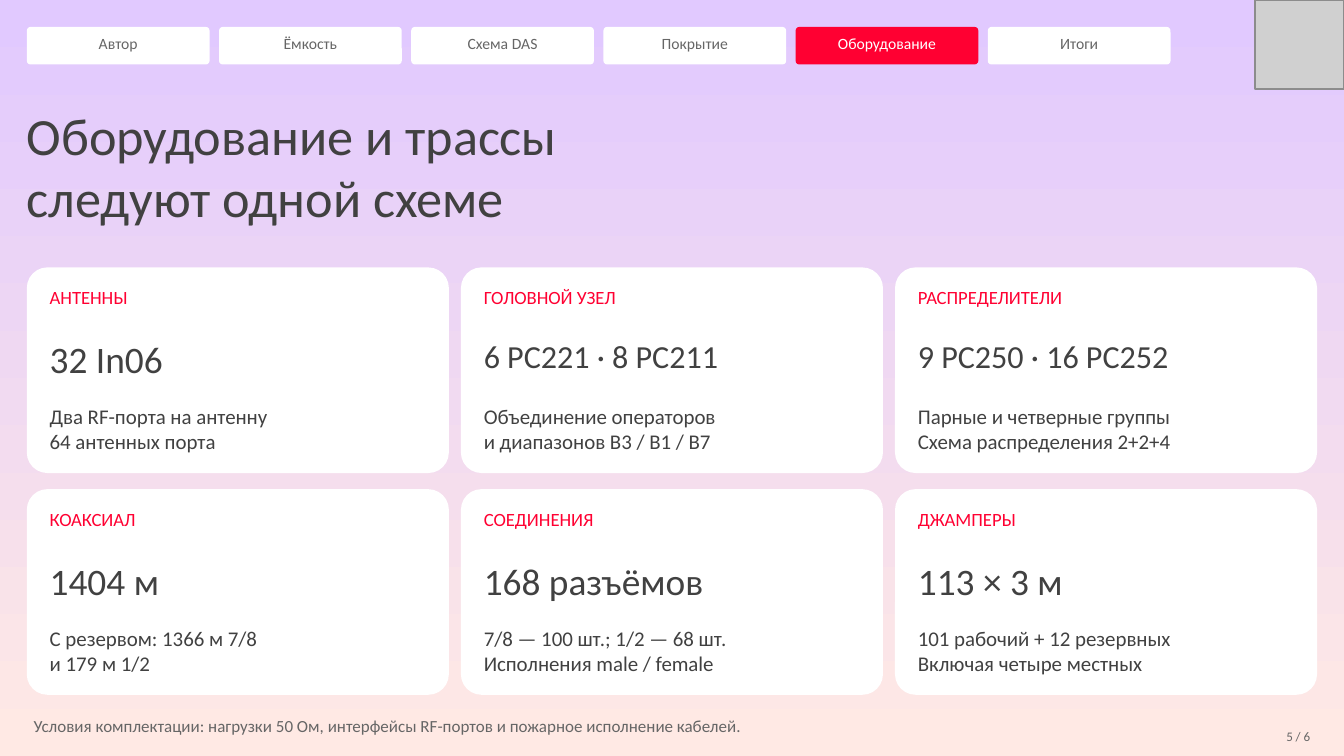
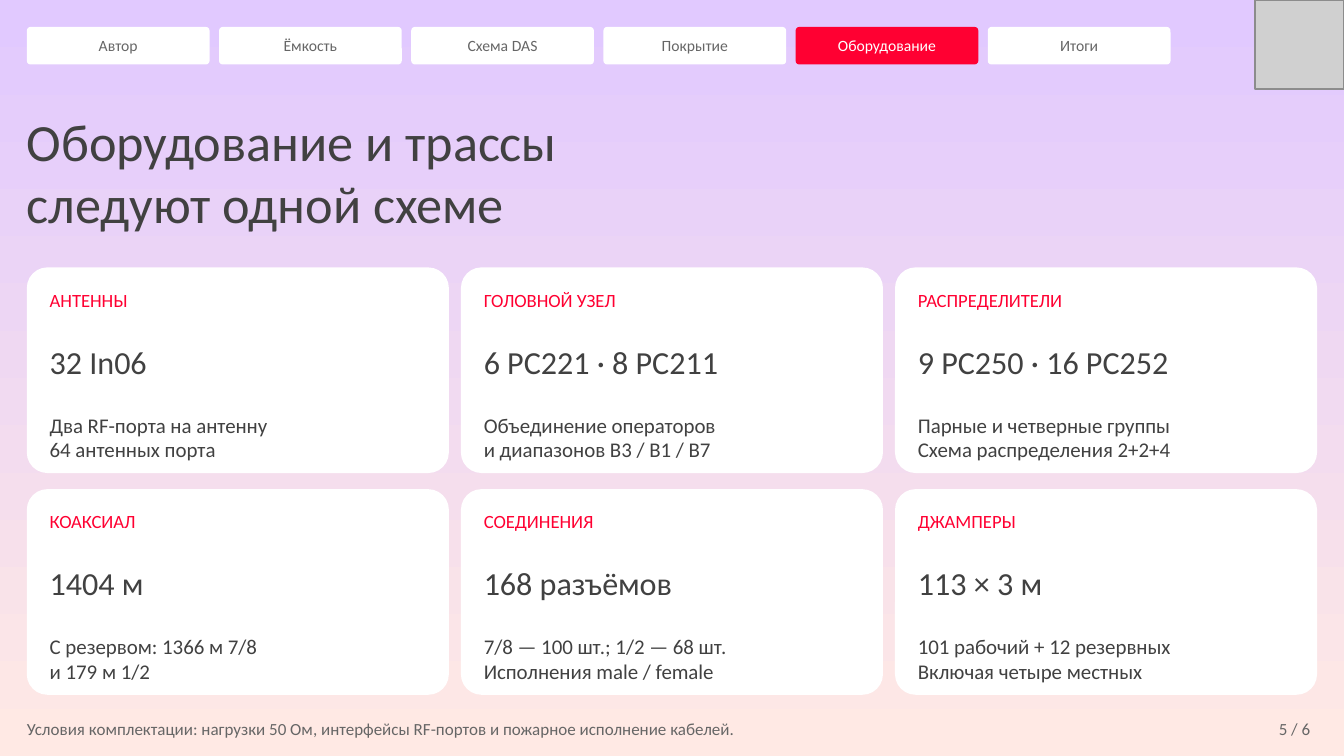
Before and after one commit to abalakovpa/mts-engineer-hack-2026-radio, a slide deck: slide 5 of presentation/defense.pptx. Drawn at 1344x756 pixels with LibreOffice and Linux fonts; fonts in the diff are those of the drawing; grey boxes stand for pictures. Boxes give left, top, right and bottom in pixels: in the first picture for what was removed or moved away, otherwise in the second. Text is boxed around its words. In the diff, an @@ line names an element or a change of style, - is before the commit and + after.

Commit message:
Normalize presentation typography and text field spacing

```diff
--- a/presentation/defense.pptx
+++ b/presentation/defense.pptx
@@ vertical alignment top to middle in 6 elements at bbox=[99, 41, 138, 54], bbox=[284, 38, 338, 51], bbox=[468, 41, 538, 51], bbox=[662, 41, 728, 54], bbox=[838, 40, 936, 54], bbox=[1060, 41, 1098, 51] @@
@@ text "Оборудование и трассы": place and size @@
-text "Оборудование и трассы" at bbox=[27, 119, 556, 226]
+text "Оборудование и трассы" at bbox=[27, 125, 556, 232]
@@ text "6 PC221 · 8 PC211": place and size @@
-text "6 PC221 · 8 PC211" at bbox=[484, 346, 718, 368]
+text "6 PC221 · 8 PC211" at bbox=[484, 352, 718, 374]
@@ text "9 PC250 · 16 PC252": place and size @@
-text "9 PC250 · 16 PC252" at bbox=[918, 346, 1168, 368]
+text "9 PC250 · 16 PC252" at bbox=[918, 352, 1168, 374]
@@ size 20 to 17.2 pt; line spacing 23.6pt to 20.3pt in 4 elements at bbox=[50, 352, 146, 375], bbox=[50, 574, 144, 595], bbox=[484, 573, 672, 600], bbox=[918, 574, 1043, 595] @@
@@ 6 texts: place and size @@
-6 texts at bbox=[50, 410, 1170, 675]
+6 texts at bbox=[50, 419, 1170, 683]
@@ text "Условия комплектации: нагрузки 50 Ом, ...": place and size @@
-text "Условия комплектации: нагрузки 50 Ом, ..." at bbox=[34, 720, 741, 735]
+text "Условия комплектации: нагрузки 50 Ом, ..." at bbox=[27, 723, 734, 738]
@@ text "5 / 6": place and size @@
-text "5 / 6" at bbox=[1286, 732, 1311, 741]
+text "5 / 6" at bbox=[1279, 723, 1311, 735]
@@ text "5 / 6" at bbox=[1279, 723, 1311, 735]: size 7 to 9.1 pt; line spacing 8.3pt to 10.7pt @@
```
Also in this commit, not shown: 5 other slides changed, 6 other files.
